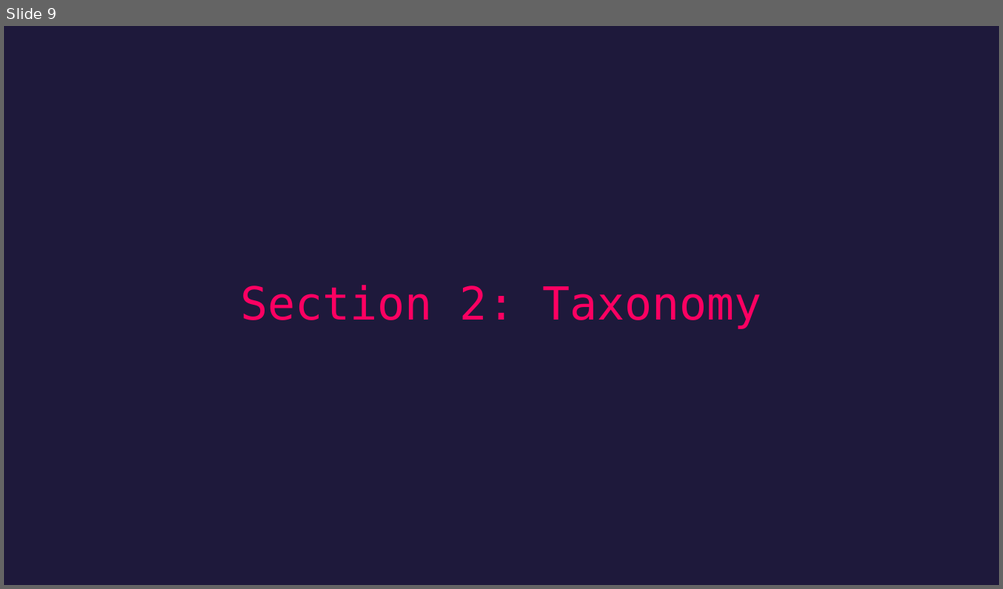
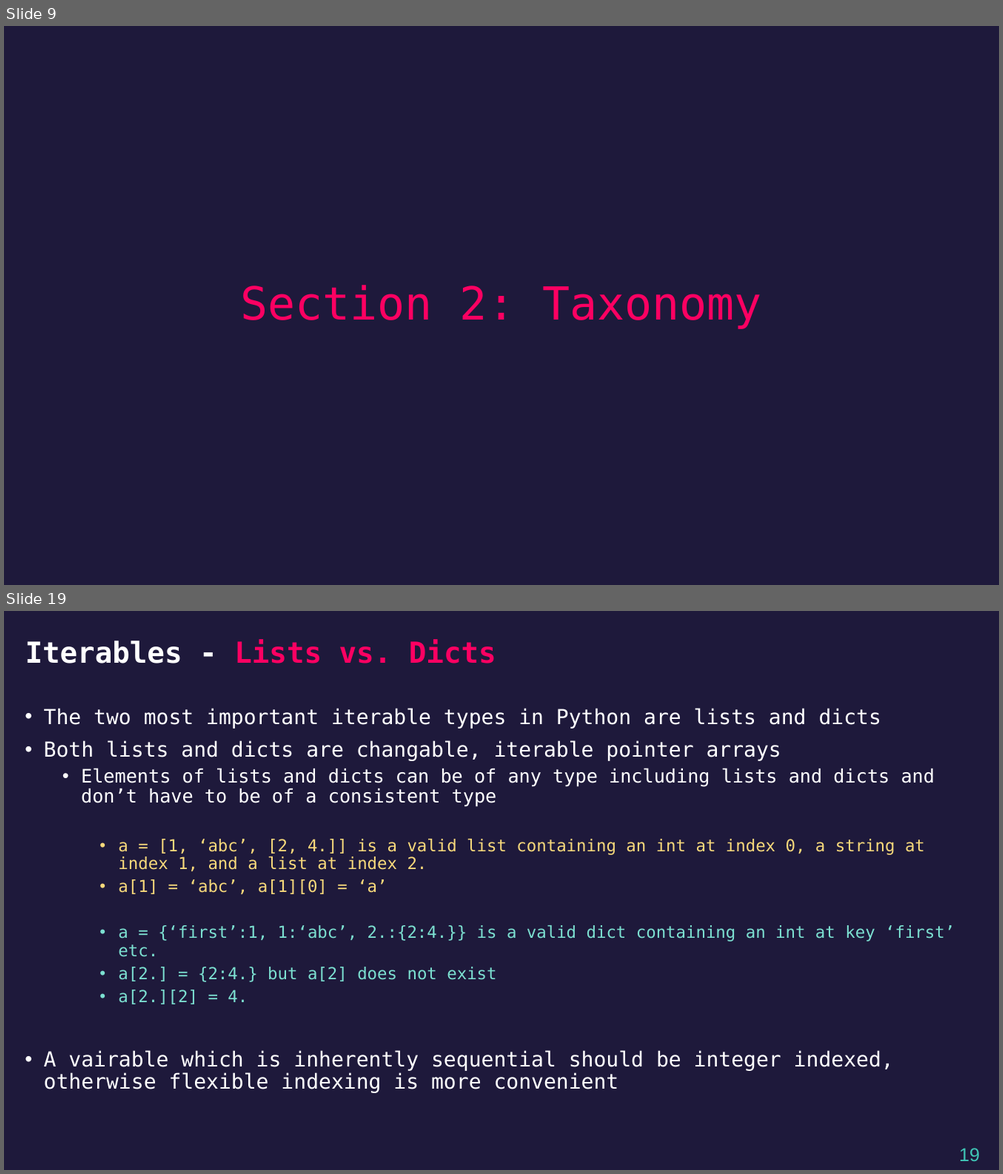
Before and after one commit to airabino/EVRC_Python_Training, a slide deck: Trainings/TR2/Lecture.pptx. Shown one above the other, each under a label of ours: slide 9 before the commit, slides 9 and 19 after it; the slides between them are not shown. The pictures are 1003x589 and 1003x1174 pixels, drawn with LibreOffice and Linux fonts; fonts in the diff are those of the drawing. Boxes give left, top, right and bottom in pixels: in the first picture for what was removed or moved away, otherwise in the second. Text is boxed around its words. In the diff, an @@ line names an element or a change of style, - is before the commit and + after.

```diff
--- a/Trainings/TR2/Lecture.pptx
+++ b/Trainings/TR2/Lecture.pptx
@@ slide 19 added at (4, 611, 999, 1170), background #1E193B @@
@@ title added at (25, 639, 496, 664), 28 pt, text #FD0062, bold @@
+Iterables - Lists vs. Dicts
@@ text added at (44, 708, 954, 1093), 16 pt, text #FFFFFF @@
+• The two most important iterable types in Python are lists and dicts
+• Both lists and dicts are changable, iterable pointer arrays
+  • Elements of lists and dicts can be of any type including lists and dicts and don’t have to be of a consistent type
+    • a = [1, ‘abc’, [2, 4.]] is a valid list containing an int at index 0, a string at index 1, and a list at index 2.
+    • a[1] = ‘abc’, a[1][0] = ‘a’
+    • a = {‘first’:1, 1:‘abc’, 2.:{2:4.}} is a valid dict containing an int at key ‘first’ etc.
+    • a[2.] = {2:4.} but a[2] does not exist
+    • a[2.][2] = 4.
+• A vairable which is inherently sequential should be integer indexed, otherwise flexible indexing is more convenient
@@ page number added at (959, 1148, 979, 1162), 18 pt, text #40C7B7 @@
+19
```
Also in this commit, not shown: 1 slide changed, 17 other slides added, 14 other files.
